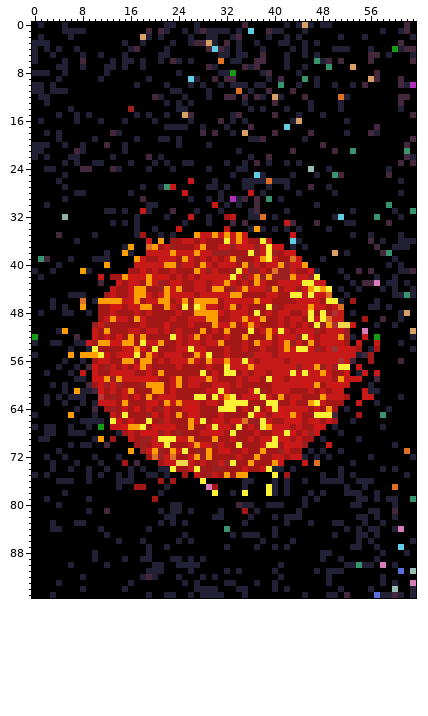
A pixel-art file gets an edit: Assets/Planet Cards/Fiery.aseprite. That is the earlier state.
64x96 pixels, 1 frame.
Once edited:
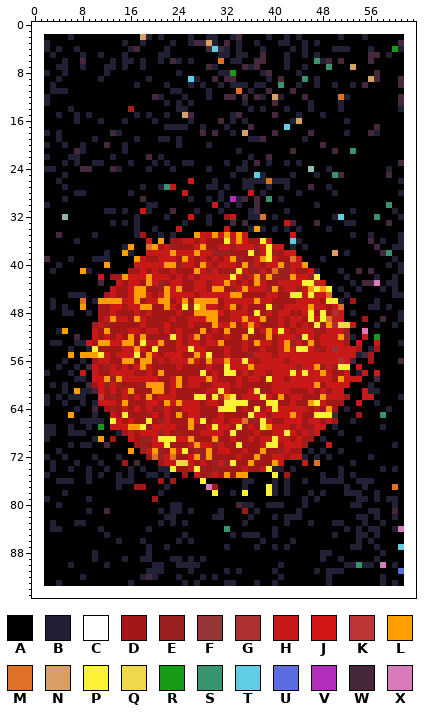
Palette (. is transparent): A #000000  B #222034  C #ffffff  D #a41717  E #9b2121  F #963535  G #ac3232  H #c81919  J #d11616  K #bf3636  L #ff9e00  M #df7126  N #d9a066  P #fbf236  Q #f1d74c  R #169b16  S #37946e  T #5fcde4  U #5b6ee1  V #b32ebb  W #45283c  X #d77bba
Changes in this commit:
Layer "Background":
y 0: x 0..63 ABAAABAAAAAAAAAAAAAAAABBAAABAAAAAAAWAAAAAABABNBABBAAAAAAAAAAAAWA -> CCCCCCCCCCCCCCCCCCCCCCCCCCCCCCCCCCCCCCCCCCCCCCCCCCCCCCCCCCCCCCCC
y 1: x 0..63 AAAAABBBBAAAAAAAAAAWAWBAABABWBBBBABATAAWBBAAABAAAAAAAAAAAABAABWA -> CCCCCCCCCCCCCCCCCCCCCCCCCCCCCCCCCCCCCCCCCCCCCCCCCCCCCCCCCCCCCCCC
y 2: x 0..1 AB -> CC; x 62..63 AB -> CC
y 3: x 0..1 BB -> CC; x 62..63 AA -> CC
y 4: x 0..1 BA -> CC; x 62..63 WW -> CC
y 5: x 0..1 BA -> CC; x 62..63 AB -> CC
y 6: x 0..1 BA -> CC; x 62..63 AW -> CC
y 7: x 0..1 AA -> CC; x 62..63 AA -> CC
y 8: x 0..1 BB -> CC; x 62..63 AA -> CC
y 9: x 0..1 AA -> CC; x 62..63 AA -> CC
y 10: x 0..1 BB -> CC; x 62..63 BV -> CC
y 11: x 0..1 BB -> CC; x 62..63 AA -> CC
y 12: x 0..1 AB -> CC; x 62..63 WA -> CC
y 13..14: x 0..1 AA -> CC; x 62..63 AA -> CC
y 15: x 0..1 AA -> CC; x 62..63 AW -> CC
y 16: x 0..1 AB -> CC; x 62..63 AA -> CC
y 17..18: x 0..1 AA -> CC; x 62..63 AA -> CC
y 19: x 0..1 AA -> CC; x 62..63 AW -> CC
y 20: x 0..1 BB -> CC; x 62..63 WA -> CC
y 21: x 0..1 BB -> CC; x 62..63 SA -> CC
y 22: x 0..1 BA -> CC; x 62..63 WB -> CC
y 23: x 0..1 AA -> CC; x 62..63 AW -> CC
y 24..30: x 0..1 AA -> CC; x 62..63 AA -> CC
y 31: x 0..1 AA -> CC; x 62..63 AS -> CC
y 32..35: x 0..1 AA -> CC; x 62..63 AA -> CC
y 36: x 0..1 AA -> CC; x 62..63 BB -> CC
y 37: x 0..1 AA -> CC; x 62..63 BA -> CC
y 38: x 0..1 AA -> CC; x 62..63 AA -> CC
y 39: x 0..1 AS -> CC; x 62..63 AA -> CC
y 40: x 0..1 AA -> CC; x 62..63 AA -> CC
y 41: x 0..1 BA -> CC; x 62..63 BW -> CC
y 42: x 0..1 AB -> CC; x 62..63 AA -> CC
y 43: x 0..1 AA -> CC; x 62..63 BA -> CC
y 44: x 0..1 AA -> CC; x 62..63 AB -> CC
y 45: x 0..1 AA -> CC; x 62..63 SB -> CC
y 46..47: x 0..1 AA -> CC; x 62..63 AA -> CC
y 48: x 0..1 AB -> CC; x 62..63 NA -> CC
y 49..50: x 0..1 AA -> CC; x 62..63 AA -> CC
y 51: x 0..1 AA -> CC; x 62..63 AN -> CC
y 52: x 0..1 RA -> CC; x 62..63 AB -> CC
y 53: x 0..1 BA -> CC; x 62..63 AA -> CC
y 54: x 0..1 AA -> CC; x 62..63 AB -> CC
y 55: x 0..1 BA -> CC; x 62..63 AA -> CC
y 56..64: x 0..1 AA -> CC; x 62..63 AA -> CC
y 65: x 0..1 BA -> CC; x 62..63 AA -> CC
y 66: x 0..1 AA -> CC; x 62..63 AA -> CC
y 67: x 0..1 BA -> CC; x 62..63 AA -> CC
y 68: x 0..1 AA -> CC; x 62..63 AA -> CC
y 69: x 0..1 AB -> CC; x 62..63 AA -> CC
y 70: x 0..1 AA -> CC; x 62..63 AA -> CC
y 71: x 0..1 AA -> CC; x 62..63 MA -> CC
y 72: x 0..1 AA -> CC; x 62..63 AB -> CC
y 73..74: x 0..1 AA -> CC; x 62..63 AA -> CC
y 75: x 0..1 BA -> CC; x 62..63 BA -> CC
y 76..78: x 0..1 AA -> CC; x 62..63 AA -> CC
y 79: x 0..1 AA -> CC; x 62..63 AS -> CC
y 80..85: x 0..1 AA -> CC; x 62..63 AA -> CC
y 86: x 0..1 AA -> CC; x 62..63 AB -> CC
y 87: x 0..1 AA -> CC; x 62..63 AA -> CC
y 88: x 0..1 AA -> CC; x 62..63 BA -> CC
y 89..90: x 0..1 AA -> CC; x 62..63 AA -> CC
y 91: x 0..1 AA -> CC; x 62..63 A. -> CC
y 92: x 0..1 AA -> CC; x 62..63 AA -> CC
y 93: x 0..1 AA -> CC; x 62..63 AX -> CC
y 94: x 0..63 AAAAAAAABAAAAAABAAAAAAAAAAABBBBAAABBAAAABABAAAAAAAABAAAABAAA.AAB -> CCCCCCCCCCCCCCCCCCCCCCCCCCCCCCCCCCCCCCCCCCCCCCCCCCCCCCCCCCCCCCCC
y 95: x 0..63 AAABAAAAAAAAAAAAAAABAABBAABABBBBAAABAAAAAAAAABAAABBAWAAAAUBBWBAB -> CCCCCCCCCCCCCCCCCCCCCCCCCCCCCCCCCCCCCCCCCCCCCCCCCCCCCCCCCCCCCCCC
Where, in picture pixels (left, top, right, bottom), the same in both pictures:
changed: (32, 22, 416, 598)
